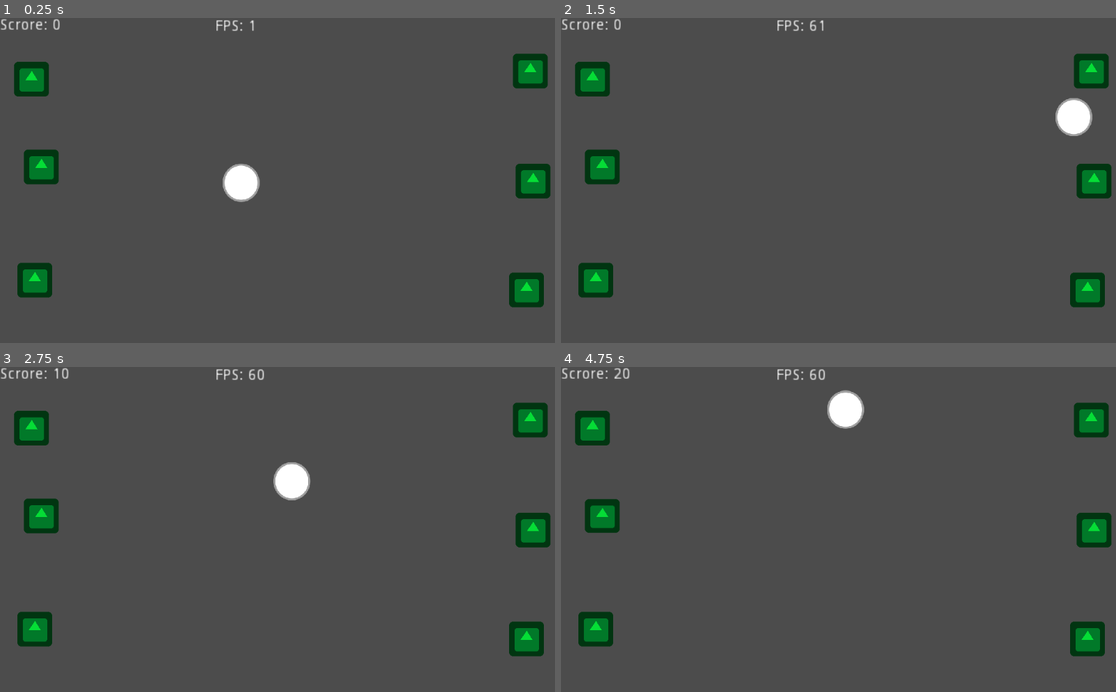
Above: before the commit, frames 1-4 (two rows, left to right).
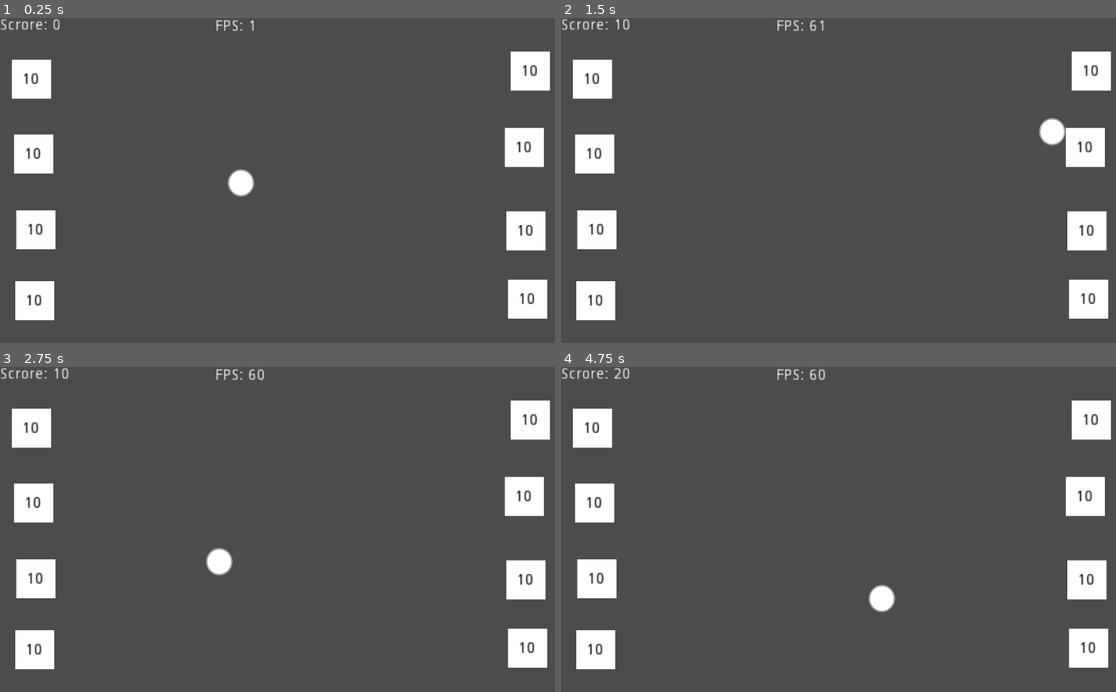
Above: after the commit, the same moments.

Repository: sugarvoid/cross-out
Game: Godot game, scene res://game/game.tscn
Two runs of this game, one before a commit and one after it. Both use one fixed random seed, a clock stepped at 60 frames per second and the inputs below. The project has no main scene, so this scene is started directly. The engine's default icon, where the game draws it, is replaced by a stand-in: a white triangle on a blue panel in a dark square.
Inputs:
- Up to frame 1 (0.25 s): no input
- Up to frame 2 (1.5 s): tap Enter (ui_accept) at 0.5, 0.77 s
- Up to frame 3 (2.75 s): tap Enter (ui_accept) at 1.52 s
- Up to frame 4 (4.75 s): tap Enter (ui_accept) at 3.02, 3.77, 4.52 s

The runs differ from the first frame. In frame 1, 8.6% of the frame differs, in the area x 2-100%, y 10-94%; in frame 2, 9.1%; in frame 3, 9.2%; in frame 4, 9.2%.

Commit message:
Add png for target

Diff:
--- a/game/flip_zone.tscn
+++ b/game/flip_zone.tscn
@@ -1,25 +1,13 @@
 [gd_scene load_steps=5 format=2]
 
 [ext_resource path="res://game/flip_zone.gd" type="Script" id=1]
-[ext_resource path="res://icon.png" type="Texture" id=2]
+[ext_resource path="res://box_green.png" type="Texture" id=2]
 
 [sub_resource type="RectangleShape2D" id=1]
 extents = Vector2( 32, 32.5 )
 
 [sub_resource type="Animation" id=2]
 resource_name = "flip_over"
-tracks/0/type = "value"
-tracks/0/path = NodePath("Sprite:scale")
-tracks/0/interp = 1
-tracks/0/loop_wrap = true
-tracks/0/imported = false
-tracks/0/enabled = true
-tracks/0/keys = {
-"times": PoolRealArray( 0, 0.5, 1 ),
-"transitions": PoolRealArray( 1, 1, 1 ),
-"update": 0,
-"values": [ Vector2( 1, 1 ), Vector2( 1, 0 ), Vector2( 1, 1 ) ]
-}
 
 [node name="FlipZone" type="Area2D"]
 script = ExtResource( 1 )
@@ -29,8 +17,17 @@
 shape = SubResource( 1 )
 
 [node name="Sprite" type="Sprite" parent="."]
-modulate = Color( 0.0235294, 0.870588, 0.215686, 1 )
+scale = Vector2( 0.5, 0.5 )
 texture = ExtResource( 2 )
+
+[node name="Label" type="Label" parent="Sprite"]
+margin_left = -36.0
+margin_top = -26.0
+margin_right = -16.0
+margin_bottom = -12.0
+rect_scale = Vector2( 4, 4 )
+custom_colors/font_color = Color( 0, 0, 0, 1 )
+text = "10"
 
 [node name="AnimationPlayer" type="AnimationPlayer" parent="."]
 anims/flip_over = SubResource( 2 )
--- a/game/game.tscn
+++ b/game/game.tscn
@@ -14,20 +14,26 @@
 [node name="FlipZone" parent="." instance=ExtResource( 2 )]
 position = Vector2( 58, 113 )
 
+[node name="FlipZone7" parent="." instance=ExtResource( 2 )]
+position = Vector2( 62, 251 )
+
 [node name="FlipZone2" parent="." instance=ExtResource( 2 )]
-position = Vector2( 981, 301 )
+position = Vector2( 968, 393 )
+
+[node name="FlipZone8" parent="." instance=ExtResource( 2 )]
+position = Vector2( 965, 239 )
 
 [node name="FlipZone3" parent="." instance=ExtResource( 2 )]
 position = Vector2( 976, 98 )
 
 [node name="FlipZone4" parent="." instance=ExtResource( 2 )]
-position = Vector2( 76, 275 )
+position = Vector2( 66, 391 )
 
 [node name="FlipZone5" parent="." instance=ExtResource( 2 )]
-position = Vector2( 64, 484 )
+position = Vector2( 64, 522 )
 
 [node name="FlipZone6" parent="." instance=ExtResource( 2 )]
-position = Vector2( 969, 502 )
+position = Vector2( 971, 519 )
 
 [node name="KillZone" parent="." instance=ExtResource( 4 )]
 position = Vector2( -95, 331 )
--- a/game/player.tscn
+++ b/game/player.tscn
@@ -4,13 +4,13 @@
 [ext_resource path="res://player.svg" type="Texture" id=2]
 
 [sub_resource type="CircleShape2D" id=1]
-radius = 32.0351
+radius = 20.0562
 
 [node name="Player" type="KinematicBody2D"]
 script = ExtResource( 1 )
 
 [node name="Sprite" type="Sprite" parent="."]
-scale = Vector2( 0.7, 0.7 )
+scale = Vector2( 0.5, 0.5 )
 texture = ExtResource( 2 )
 
 [node name="CollisionShape2D" type="CollisionShape2D" parent="."]
--- a/player.gd
+++ b/player.gd
@@ -3,7 +3,7 @@
 
 signal has_hit_target(score_amount) # int
 
-var jump_speed = -400
+var jump_force = 300
 var gravity = 700
 var velocity = Vector2.ZERO
 var jump_next = false
@@ -26,7 +26,7 @@
 		if velocity.y > 0:
 			velocity.y = 0
 
-		velocity.y += jump_speed
+		velocity.y -= jump_force
 		velocity.y = max(velocity.y, -400)
 
 	global_position.x += x_movement * delta
--- /dev/null
+++ b/target_green.svg
@@ -0,0 +1,56 @@
+<?xml version="1.0" encoding="UTF-8" standalone="no"?>
+<!-- Created with Inkscape (http://www.inkscape.org/) -->
+
+<svg
+   width="180"
+   height="180"
+   viewBox="0 0 180 180"
+   version="1.1"
+   id="svg5"
+   inkscape:version="1.1.2 (0a00cf5339, 2022-02-04)"
+   sodipodi:docname="target_green.svg"
+   xmlns:inkscape="http://www.inkscape.org/namespaces/inkscape"
+   xmlns:sodipodi="http://sodipodi.sourceforge.net/DTD/sodipodi-0.dtd"
+   xmlns="http://www.w3.org/2000/svg"
+   xmlns:svg="http://www.w3.org/2000/svg">
+  <sodipodi:namedview
+     id="namedview7"
+     pagecolor="#505050"
+     bordercolor="#eeeeee"
+     borderopacity="1"
+     inkscape:pageshadow="0"
+     inkscape:pageopacity="0"
+     inkscape:pagecheckerboard="0"
+     inkscape:document-units="px"
+     showgrid="false"
+     inkscape:zoom="4.6222222"
+     inkscape:cx="64.579327"
+     inkscape:cy="96.923077"
+     inkscape:window-width="1920"
+     inkscape:window-height="1012"
+     inkscape:window-x="0"
+     inkscape:window-y="0"
+     inkscape:window-maximized="1"
+     inkscape:current-layer="layer1" />
+  <defs
+     id="defs2" />
+  <g
+     inkscape:label="Layer 1"
+     inkscape:groupmode="layer"
+     id="layer1">
+    <rect
+       style="fill:#008000;fill-rule:evenodd;stroke-width:1.50251"
+       id="rect133"
+       width="146.88536"
+       height="154.6795"
+       x="12.208453"
+       y="10.356526" />
+    <rect
+       style="fill:#00ff00;fill-rule:evenodd;stroke-width:1.37499"
+       id="rect31"
+       width="139.19366"
+       height="136.69662"
+       x="19.839369"
+       y="20.155195" />
+  </g>
+</svg>
--- /dev/null
+++ b/target_red.svg
@@ -0,0 +1,56 @@
+<?xml version="1.0" encoding="UTF-8" standalone="no"?>
+<!-- Created with Inkscape (http://www.inkscape.org/) -->
+
+<svg
+   width="180"
+   height="180"
+   viewBox="0 0 180 180"
+   version="1.1"
+   id="svg5"
+   inkscape:version="1.1.2 (0a00cf5339, 2022-02-04)"
+   sodipodi:docname="target_red.svg"
+   xmlns:inkscape="http://www.inkscape.org/namespaces/inkscape"
+   xmlns:sodipodi="http://sodipodi.sourceforge.net/DTD/sodipodi-0.dtd"
+   xmlns="http://www.w3.org/2000/svg"
+   xmlns:svg="http://www.w3.org/2000/svg">
+  <sodipodi:namedview
+     id="namedview7"
+     pagecolor="#505050"
+     bordercolor="#eeeeee"
+     borderopacity="1"
+     inkscape:pageshadow="0"
+     inkscape:pageopacity="0"
+     inkscape:pagecheckerboard="0"
+     inkscape:document-units="px"
+     showgrid="false"
+     inkscape:zoom="4.6222222"
+     inkscape:cx="64.579327"
+     inkscape:cy="96.923077"
+     inkscape:window-width="1920"
+     inkscape:window-height="1012"
+     inkscape:window-x="0"
+     inkscape:window-y="0"
+     inkscape:window-maximized="1"
+     inkscape:current-layer="layer1" />
+  <defs
+     id="defs2" />
+  <g
+     inkscape:label="Layer 1"
+     inkscape:groupmode="layer"
+     id="layer1">
+    <rect
+       style="fill:#800000;fill-rule:evenodd;stroke-width:1.50251"
+       id="rect133"
+       width="146.88536"
+       height="154.6795"
+       x="12.208453"
+       y="10.356526" />
+    <rect
+       style="fill:#ff0000;fill-rule:evenodd;stroke-width:1.37499"
+       id="rect31"
+       width="139.19366"
+       height="136.69662"
+       x="19.839369"
+       y="20.155195" />
+  </g>
+</svg>
Binary file added: box_green.png
Not shown, added: box_green.png.import
Not shown, added: target_green.svg.import
Not shown, added: target_red.svg.import
